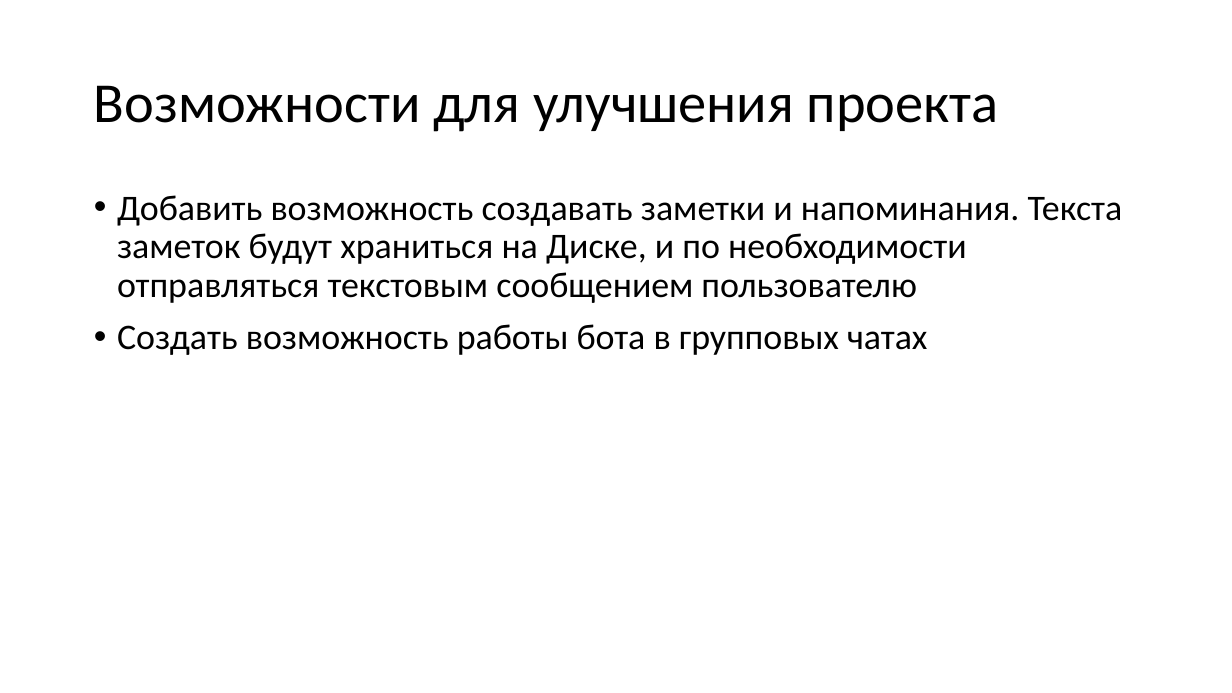
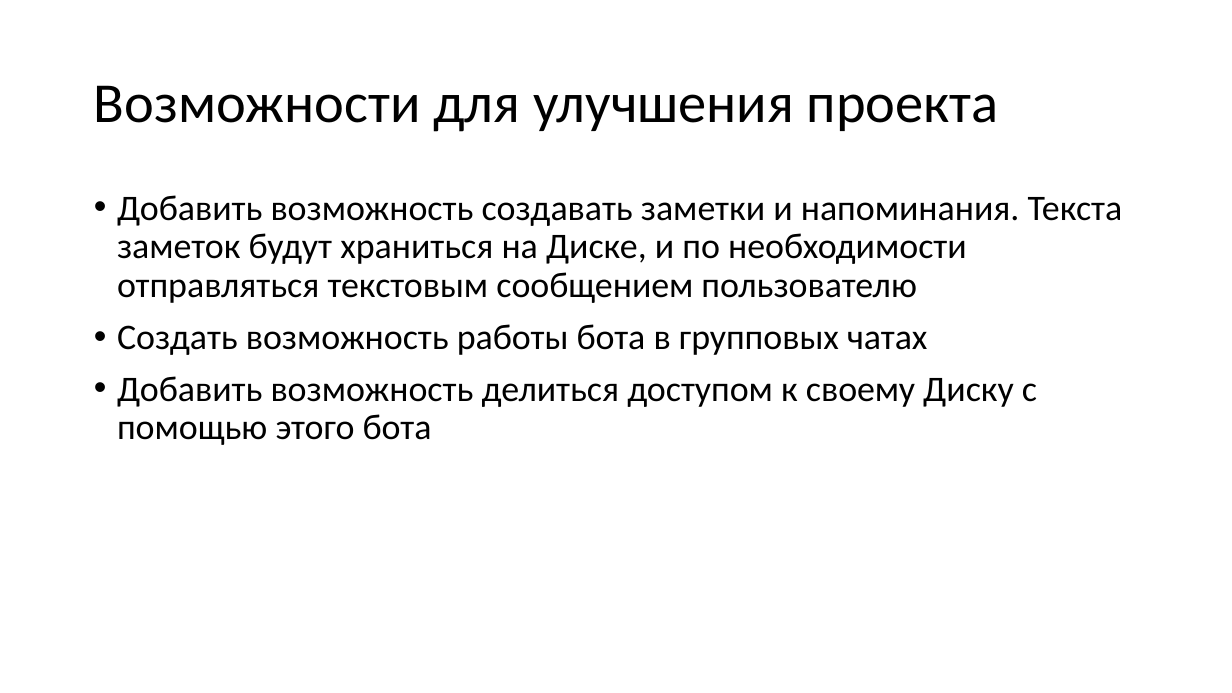
Before and after one commit to Timdevcc/yandex_disk, a slide deck: slide 4 of WebProject.pptx (slide 5 before the commit). Drawn at 1232x693 pixels with LibreOffice and Linux fonts; fonts in the diff are those of the drawing. Boxes give left, top, right and bottom in pixels: in the first picture for what was removed or moved away, otherwise in the second. Text is boxed around its words. In the diff, an @@ line names an element or a change of style, - is before the commit and + after.

```diff
--- a/WebProject.pptx
+++ b/WebProject.pptx
@@ text at <box>117,376,1037,445</box>: paragraph added @@
+• Добавить возможность делиться доступом к своему Диску с помощью этого бота
```
Also in this commit, not shown: 1 other slide changed, 1 slide removed.
